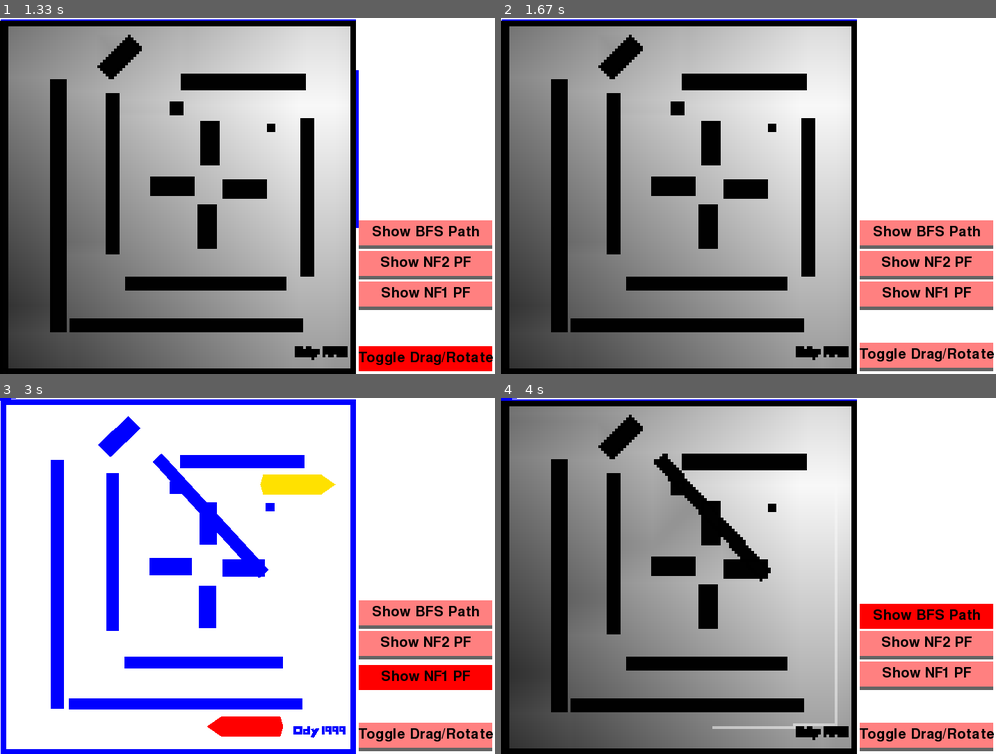
Above: before the commit, frames 1-4 (two rows, left to right).
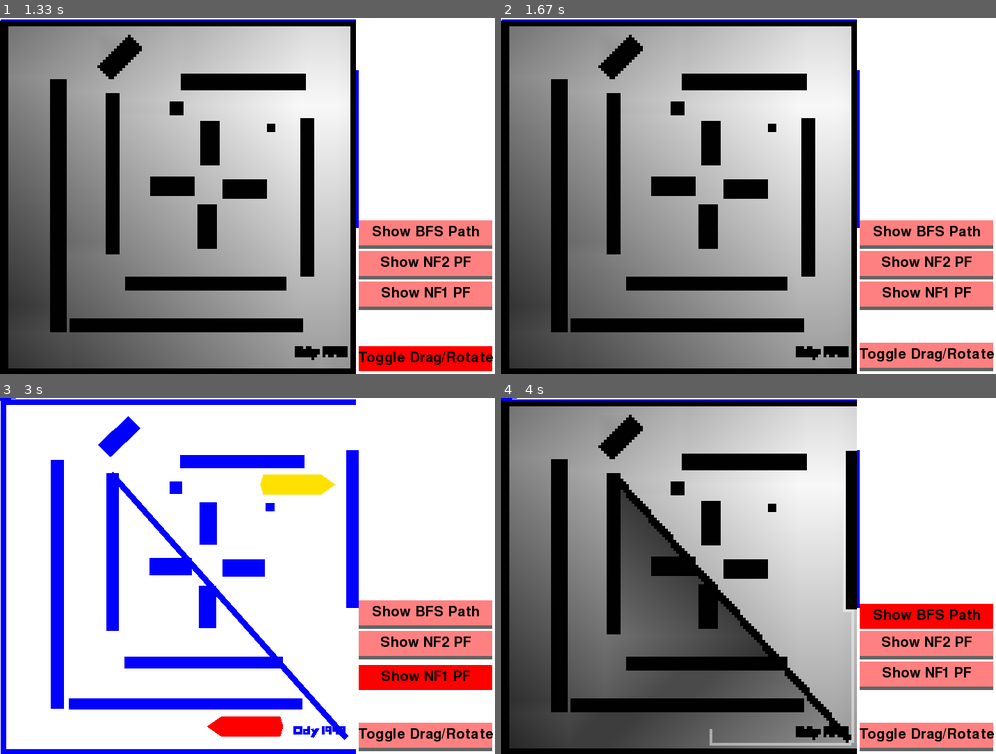
Above: after the commit, the same moments.

Repository: yuanhenglee/Motion-Planning-with-Pygame
Game: pygame game, started from BFPGame/run.py
The game is run twice, just before and just after one commit, with the same random seed, the same clock (stepped at 60 frames per second) and the same inputs.
Inputs (mouse positions are in pixels of both pictures, inside the frame that each line leads up to):
- Up to frame 1 (1.33 s): click "Show NF1 PF" at 0.38 s; press the mouse at (306, 196) at 0.7 s; move the mouse to (326, 171) at 0.8 s; release the mouse at (351, 149) at 0.93 s; click "Toggle Drag/Rotate" at 1.15 s
- Up to frame 2 (1.67 s): press the mouse at (852, 149) at 1.43 s; move the mouse to (793, 238) at 1.53 s; move the mouse to (738, 324) at 1.63 s
- Up to frame 3 (3 s): release the mouse at (237, 704) at 1.67 s; press the mouse at (178, 401) at 1.87 s; move the mouse to (138, 430) at 1.97 s; release the mouse at (99, 454) at 2.1 s; click "Show NF1 PF" at 2.77 s
- Up to frame 4 (4 s): click (699, 561) at 3.18 s; click "Show BFS Path" at 3.72 s

Frame 1 is identical in both runs. In frame 2, 0.2% of the frame differs, in the area x 71-73%, y 14-59%; in frame 3, 3.0%; in frame 4, 18%, in the area x 18-73%, y 2-99%.

Commit message:
bfs DS improved

Diff:
--- a/BFPGame/potentialField.py
+++ b/BFPGame/potentialField.py
@@ -4,7 +4,6 @@
 import numpy as np
 from color import *
 import globals
-from collections import deque
 
 cost = 1
 class PotentialField:
@@ -21,16 +20,25 @@
                 pygame.draw.rect(gameDisplay, color, [x, y, utils.multiplier, utils.multiplier])
 
     def BFS( self, xinit, xgoal ):
-        openQ = deque([xinit])
+        openQ = [[]for i in range(256)]
+        pf_score = int(self.bitmap[xinit[0]][xinit[1]])
+        openQ[pf_score] = [xinit]
+        n_openQ = 1
+        min_PF_index = pf_score
         T_dict = {xinit: None }
         visited = np.full((128,128), False, dtype = bool)
         success = False
-        while openQ and not success:
-            x = openQ.popleft()
+        while n_openQ > 0 and not success:
+            # pop best point from openQ
+            x = openQ[min_PF_index].pop()
+            n_openQ -= 1
             for neighbor in utils.findNeighbors(x):
-                if self.bitmap[neighbor[0]][neighbor[1]] < 254 and not visited[neighbor[0]][neighbor[1]]:
+                pf_score = int(self.bitmap[neighbor[0]][neighbor[1]])
+                if pf_score < 254 and not visited[neighbor[0]][neighbor[1]]:
                     T_dict[neighbor] = x
-                    openQ.append(neighbor)
+                    openQ[pf_score].append(neighbor)
+                    min_PF_index = min( min_PF_index, pf_score)
+                    n_openQ += 1
                     visited[neighbor[0]][neighbor[1]] = True
                     if neighbor == xgoal :
                         print("Path Found")
@@ -62,7 +70,11 @@
             for q in Li:
                 for neighbor in utils.findNeighbors(q):
                     if bitmap[neighbor[0]][neighbor[1]] == 254:
-                        bitmap[neighbor[0]][neighbor[1]] = i+cost
+                        # prevent bimap excess 255
+                        if i+cost > 255:
+                            bitmap[neighbor[0]][neighbor[1]] = 255
+                        else:
+                            bitmap[neighbor[0]][neighbor[1]] = i+cost
                         if i+cost in l_configs:
                             l_configs[i+cost].append(neighbor)
                         else:
